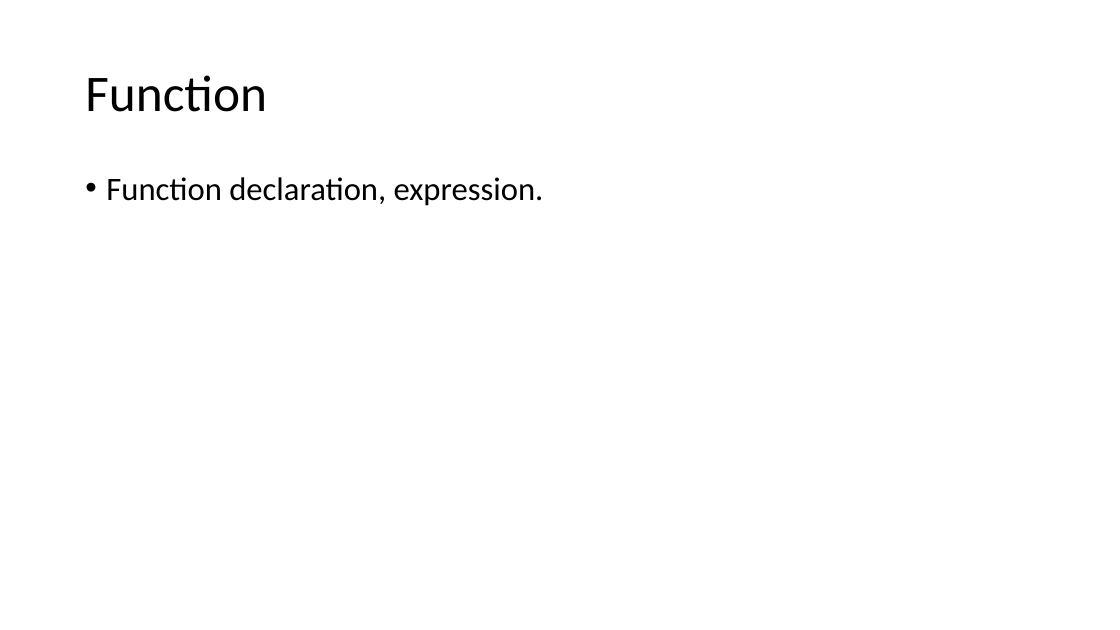
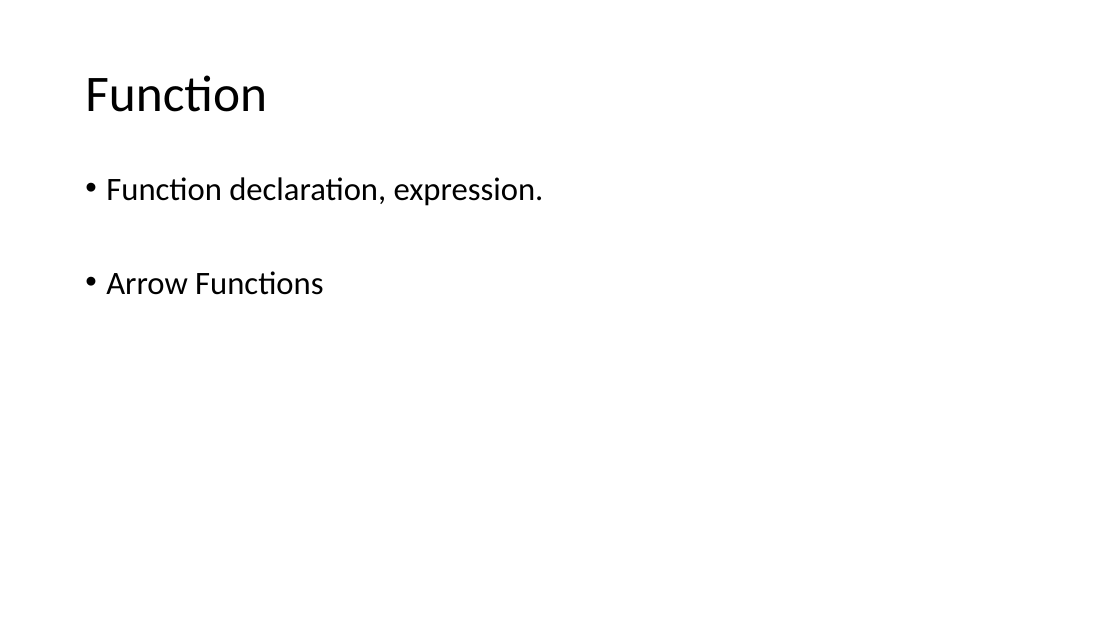
Before and after one commit to PiyushChaturvedii/Batch05, a slide deck: slide 29 of JavaScript.pptx. Drawn at 1120x630 pixels with LibreOffice and Linux fonts; fonts in the diff are those of the drawing. Boxes give left, top, right and bottom in pixels: in the first picture for what was removed or moved away, otherwise in the second. Text is boxed around its words. In the diff, an @@ line names an element or a change of style, - is before the commit and + after.

```diff
--- a/JavaScript.pptx
+++ b/JavaScript.pptx
@@ text at box(106, 271, 323, 295): paragraph added @@
+• Arrow Functions
```
Also in this commit, not shown: 1 slide added, 3 other files.
